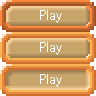
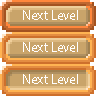
Layers edited between the first and the second (96, 96) image:
painted on "Play_Normal" over [23, 10, 78, 23]
painted on "Play_Hover" over [23, 42, 78, 55]
painted on "Play_Pressed" over [23, 74, 78, 87]
